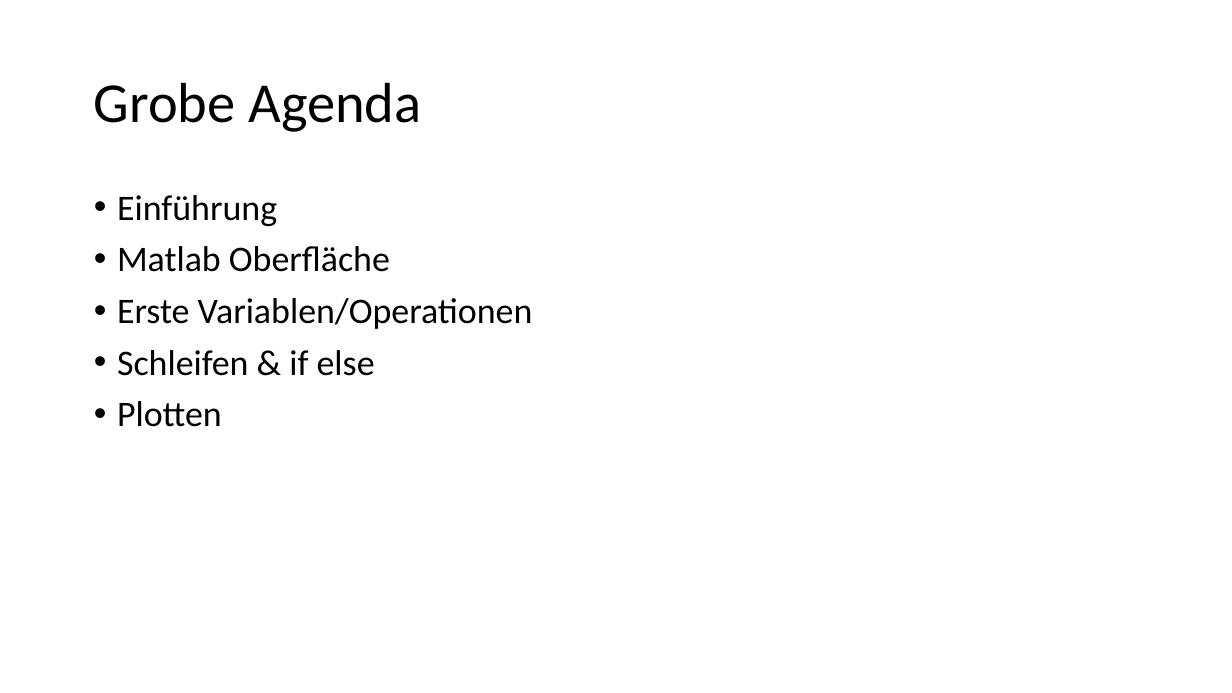
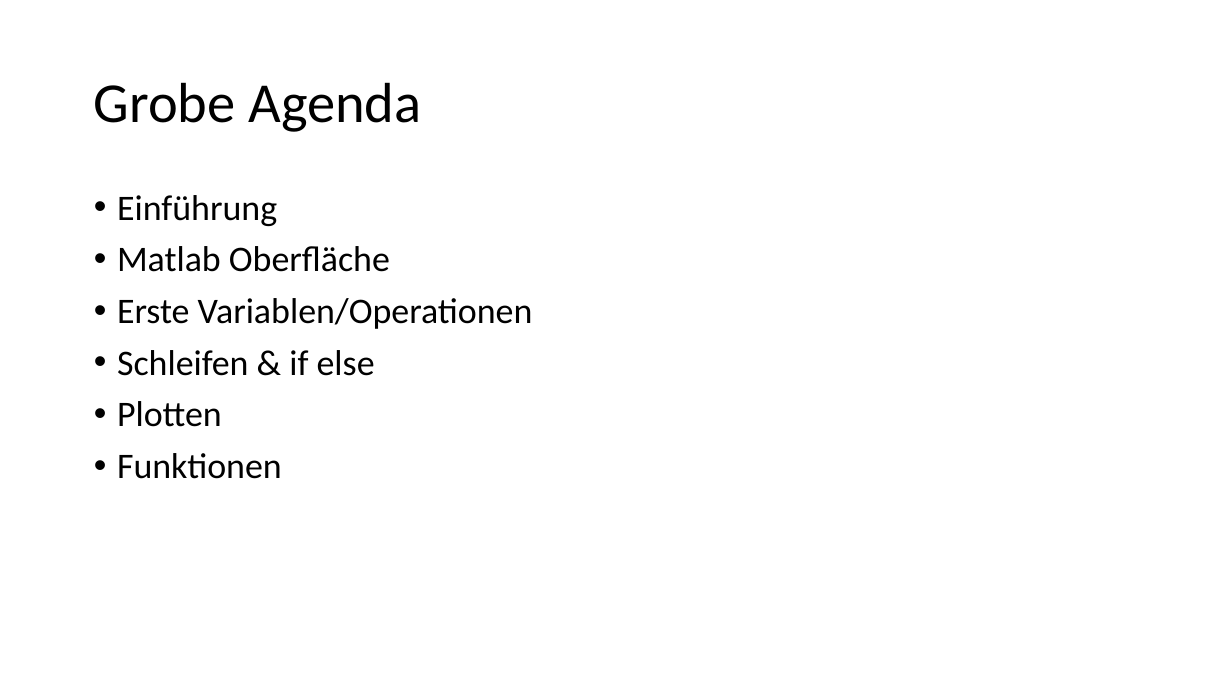
Before and after one commit to VincentBezold/Matlab-course, a slide deck: slide 4 of MatlabKurs.pptx. Drawn at 1232x693 pixels with LibreOffice and Linux fonts; fonts in the diff are those of the drawing. Boxes give left, top, right and bottom in pixels: in the first picture for what was removed or moved away, otherwise in the second. Text is boxed around its words. In the diff, an @@ line names an element or a change of style, - is before the commit and + after.

```diff
--- a/MatlabKurs.pptx
+++ b/MatlabKurs.pptx
@@ text at (117,453,282,479): paragraph added @@
+• Funktionen
```
Also in this commit, not shown: 3 other files.
